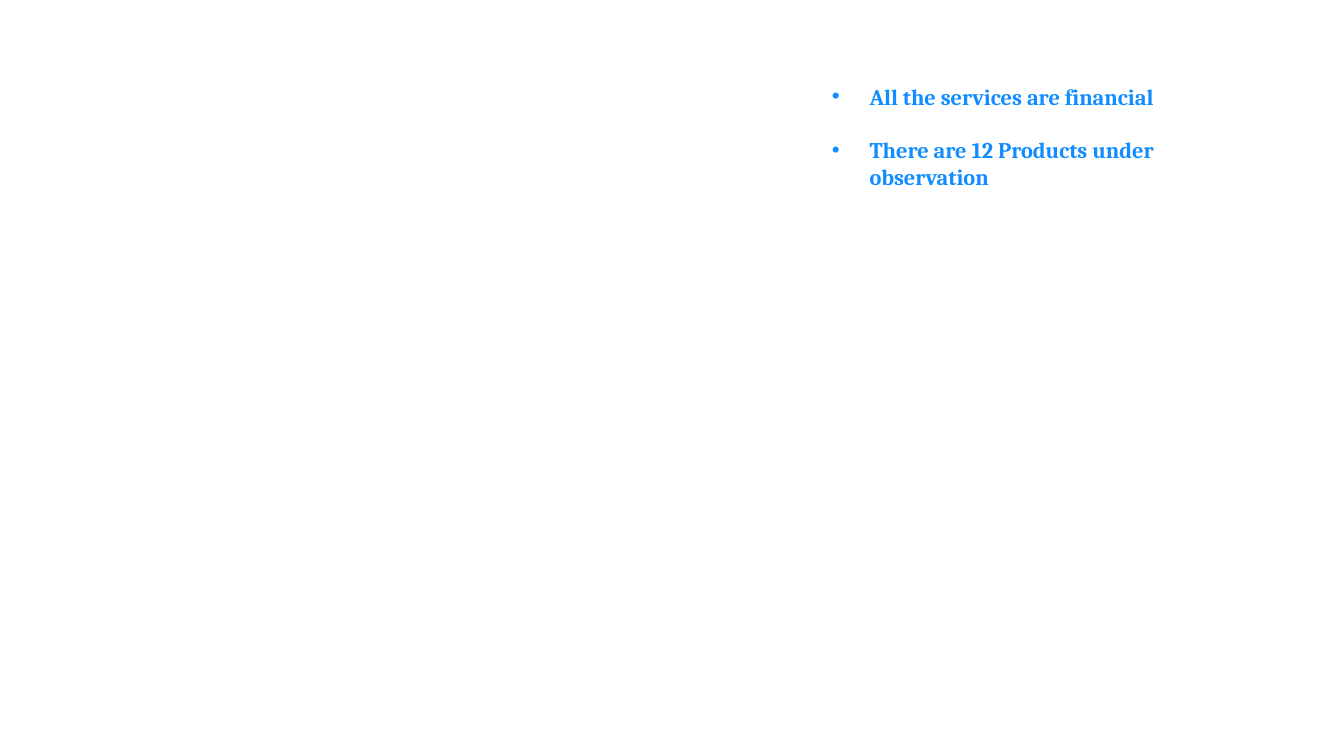
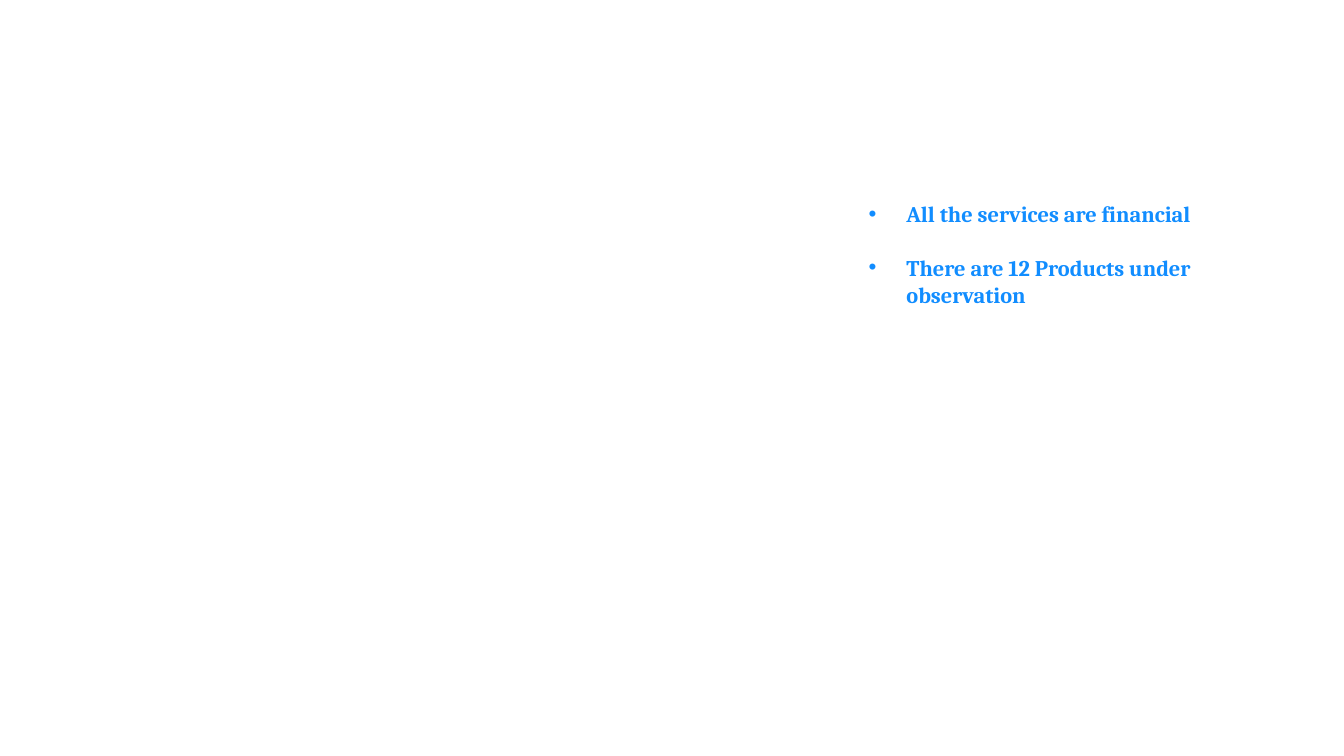
Before and after one commit to Tobi-Ade/Machine-Learning-Deployment, a slide deck: slide 4 of Consumer Complaints.pptx. Drawn at 1344x756 pixels with LibreOffice and Linux fonts; fonts in the diff are those of the drawing; background and template pictures are left out. Boxes give left, top, right and bottom in pixels: in the first picture for what was removed or moved away, otherwise in the second. Text is boxed around its words. In the diff, an @@ line names an element or a change of style, - is before the commit and + after.

```diff
--- a/Consumer Complaints.pptx
+++ b/Consumer Complaints.pptx
@@ text "All the services are financial": place and size @@
-text "All the services are financial" at <box>870,89,1154,185</box>
+text "All the services are financial" at <box>906,206,1191,303</box>
```
Also in this commit, not shown: 8 other slides changed, 3 slides removed, 1 other file.
